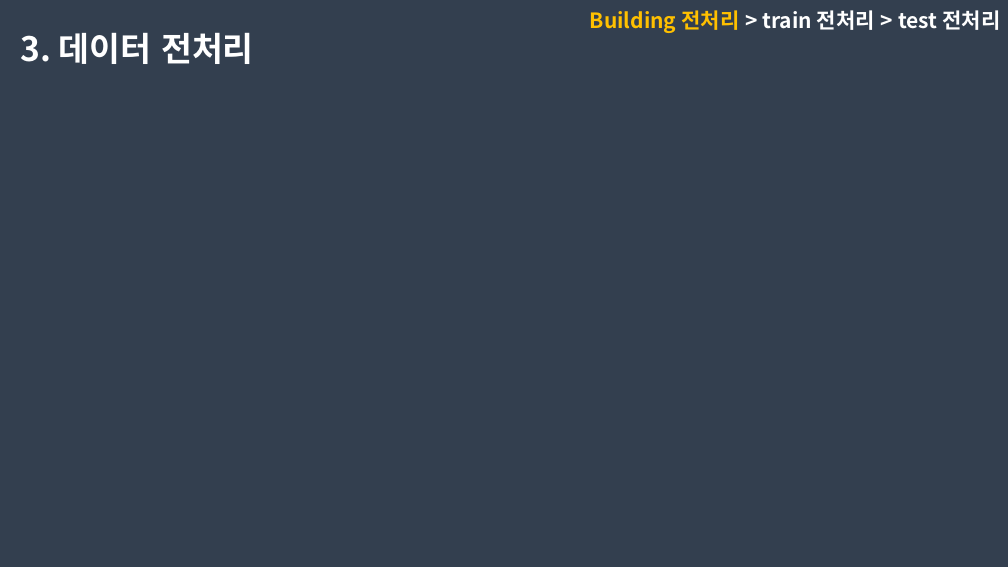
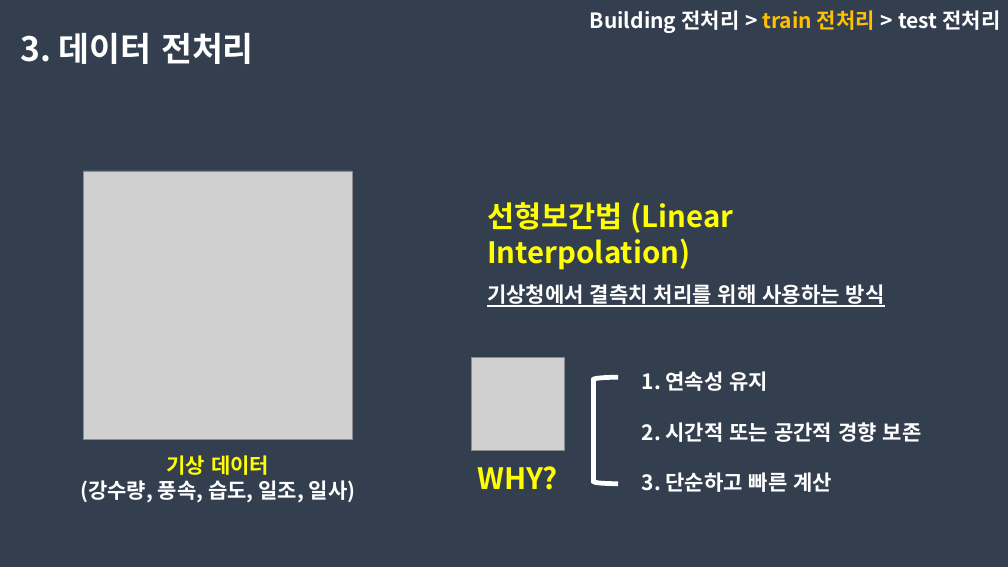
Before and after one commit to dongkieric98/-, a slide deck: slide 18 of electricity.pptx. Drawn at 1008x567 pixels with LibreOffice and Linux fonts; fonts in the diff are those of the drawing; grey boxes stand for pictures. Boxes give left, top, right and bottom in pixels: in the first picture for what was removed or moved away, otherwise in the second. Text is boxed around its words. In the diff, an @@ line names an element or a change of style, - is before the commit and + after.

Commit message:
ppt 전처리 파트 추가 작성 및 관련 eda 내용 추가

```diff
--- a/electricity.pptx
+++ b/electricity.pptx
@@ text "Building 전처리 > train 전처리 ..." at (x1=590, y1=10, x2=1000, y2=33): text colour #FFC000 to #FFFFFF in "Building 전처리"; text colour #FFFFFF to #FFC000 in "train 전처리" @@
@@ picture added at (x1=84, y1=171, x2=352, y2=439) @@
@@ text added at (x1=487, y1=202, x2=734, y2=270), 28 pt, text #FFFF00, bold @@
+선형보간법 (Linear Interpolation)
@@ text added at (x1=487, y1=284, x2=885, y2=307), 20 pt, text #FFFFFF, bold, underline @@
+기상청에서 결측치 처리를 위해 사용하는 방식
@@ picture added at (x1=471, y1=358, x2=564, y2=451) @@
@@ left bracket added at (x1=594, y1=377, x2=619, y2=484), outline #FFFFFF 4.5 pt @@
@@ text added at (x1=642, y1=371, x2=922, y2=492), 20 pt, text #FFFFFF, bold @@
+1. 연속성 유지
+2. 시간적 또는 공간적 경향 보존
+3. 단순하고 빠른 계산
@@ text added at (x1=80, y1=455, x2=356, y2=502), 20 pt, text #FFFFFF, bold @@
+기상 데이터
+(강수량, 풍속, 습도, 일조, 일사)
@@ text added at (x1=477, y1=466, x2=558, y2=490), 28 pt, text #FFFF00, bold @@
+WHY?
```
Also in this commit, not shown: 11 other slides changed, 1 other file.
